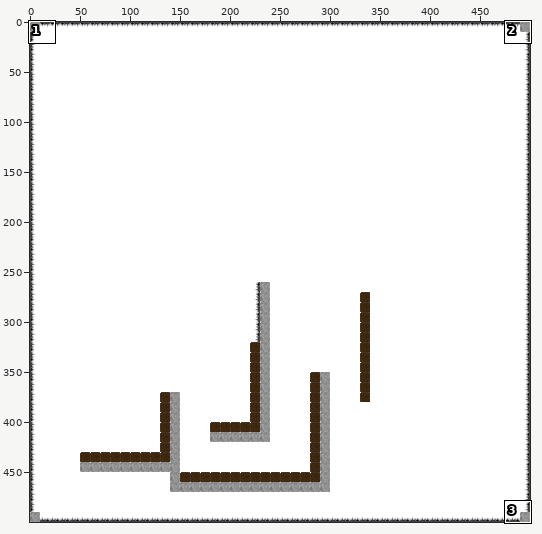
Edited in one commit: sprite sheet (levels/04_Free_At_Last.png). Above: a wide view before the commit, with the close-up outlined.
Close-up. Before:
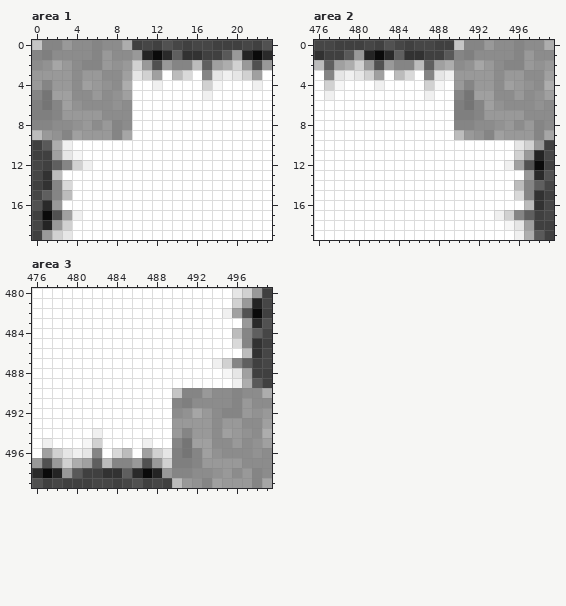
The file is 500x500 pixels. Colours within 5 levels of each other are drawn and written as one. Shown: area 1: x 0..23, y 0..19; area 2: x 476..499, y 0..19; area 3: x 476..499, y 480..499. The commit also changed other parts of the picture, which this record leaves out.
And afterwards:
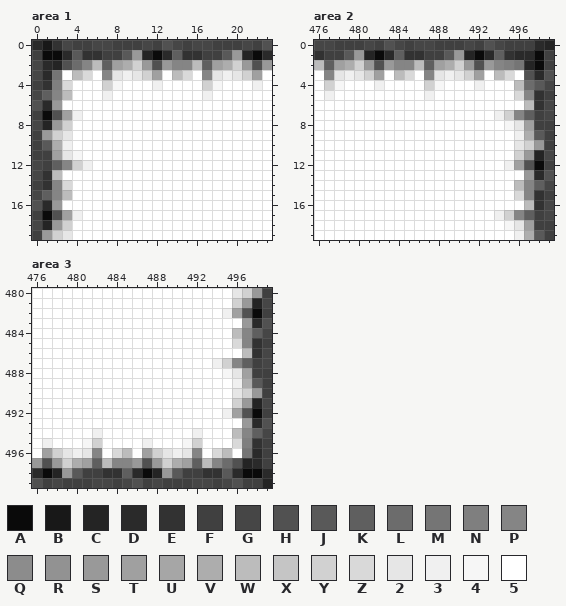
Palette (. is transparent): A #0a0a0a  B #181818  C #242424  D #2a2a2a  E #323232  F #404040  G #464646  H #515151  J #595959  K #5f5f5f  L #6c6c6c  M #757575  N #7f7f7f  P #858585  Q #8c8c8c  R #929292  S #999999  T #a0a0a0  U #a6a6a6  V #adadad  W #bcbcbc  X #c5c5c5  Y #d1d1d1  Z #d9d9d9  2 #e6e6e6  3 #f0f0f0  4 #f6f6f6  5 #ffffff
Changes in this commit:
--- area 1
@@ x 0..11 @@
- 0 XPPSQQPQQVFG
- 1 PNQQQQPSQQSC
- 2 QRUSQPPSRSYS
- 3 SSSSQSSQQT2Y
- 4 SPSSQTSRQV55
- 5 PMTTQQSQRT55
- 6 NMPTRQQQRQ55
- 7 NNPSSSSQQQ55
- 8 PPQQRSQSPQ55
- 9 WSRPTSSSPU55
+ 0 DBEGFFGGFFFG
+ 1 FAADJEEFFJSC
+ 2 GDCHLPWKTVYS
+ 3 GDM5WZ5P232Y
+ 4 FENZ555Y4555
+ 5 GKPW55535555
+ 6 HDS555555555
+ 7 FAHT35555555
+ 8 GCSY55555555
+ 9 FSY255555555
 10 FJV355555555
--- area 2
@@ x 488..499 @@
- 0 FFXPPSQQPQQV
- 1 FJPNQQQQPSQQ
- 2 TVQRUSQPPSRS
- 3 23SSSSQSSQQT
- 4 45SPSSQTSRQV
- 5 55PMTTQQSQRT
- 6 55NMPTRQQQRQ
- 7 55NNPSSSSQQQ
- 8 55PPQQRSQSPQ
- 9 55WSRPTSSSPU
+ 0 FFFGFHGFFFDC
+ 1 FJSCADKEDDAF
+ 2 TVYSHSPNMCAF
+ 3 232YT5WZ5HDH
+ 4 45553555WLJG
+ 5 55555555ZPEF
+ 6 555555555WEG
+ 7 5555553YPKFG
+ 8 555555542TFF
+ 9 555555553VJF
 10 555555552YSF
--- area 3
@@ x 488..499 @@
 489 555555553VJF
-490 55XPPSQQPQQV
-491 55PNQQQQPSQQ
-492 55QRUSQPPSRS
-493 55SSSSQSSQQT
-494 55SPSSQTSRQV
-495 55PMTTQQSQRT
-496 Y2NMPTRQQQRQ
-497 SYNNPSSSSQQQ
-498 CSPPQQRSQSPQ
-499 GFWSRPTSSSPU
+490 555555552YSF
+491 55555555YSCG
+492 55555553THAF
+493 555555555SDH
+494 55553555WPKG
+495 5554Y555ZNEF
+496 Y232P5ZW5MDF
+497 SYVTKWPLHCDF
+498 CSJFFEEJDAAD
+499 GFFFGGFGHFFC
